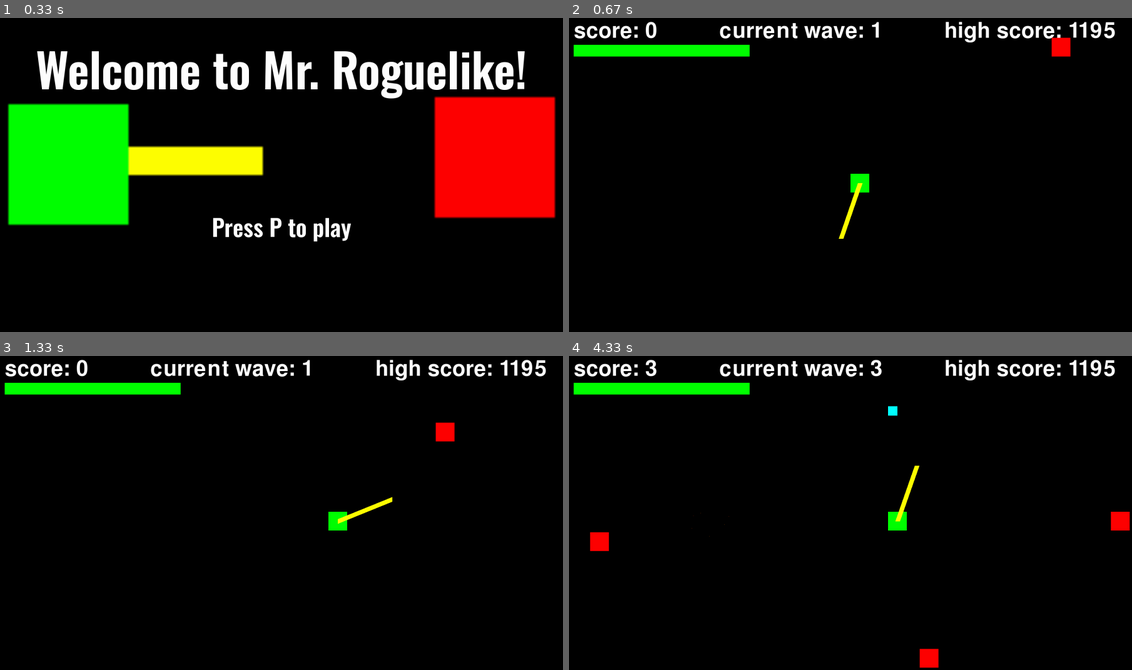
Above: before the commit, frames 1-4 (two rows, left to right).
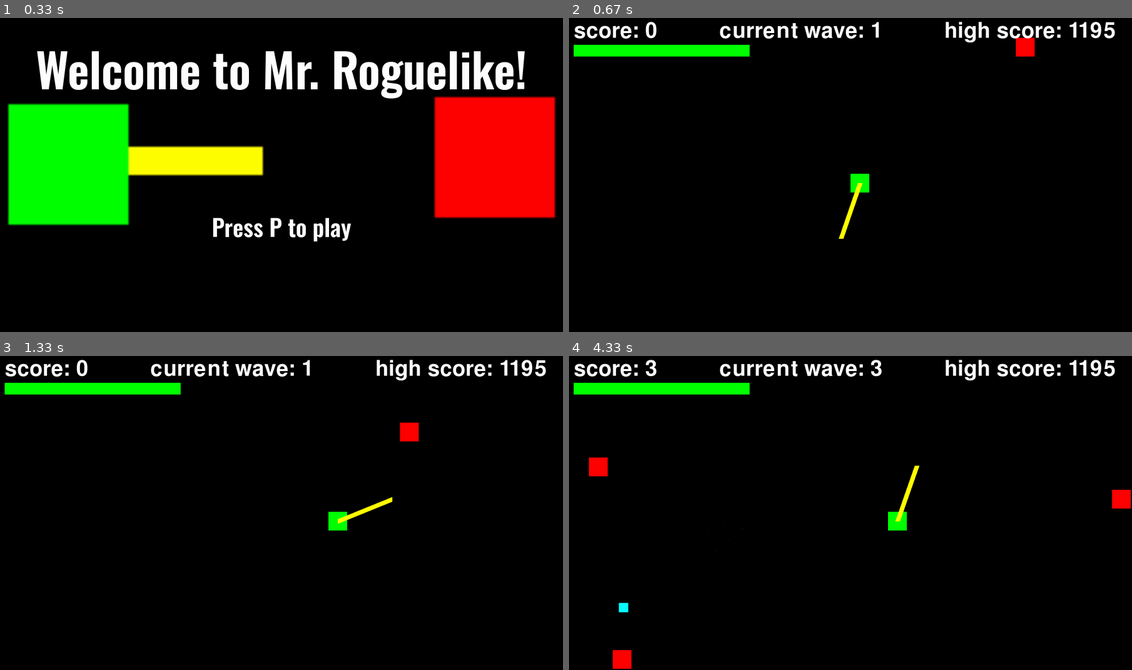
Above: after the commit, the same moments.

Repository: hutgib2/games_site
Game: pygame game, started from games/roguelike/src/main.py
Two runs of this game, one before a commit and one after it. Both use one fixed random seed, a clock stepped at 60 frames per second and the inputs below.
Inputs:
- Up to frame 1 (0.33 s): no input
- Up to frame 2 (0.67 s): tap P at 0.33 s
- Up to frame 3 (1.33 s): tap Space at 0.67 s; hold Right from 1 s (still down)
- Up to frame 4 (4.33 s): release Right at 1.47 s; hold Up 1.5-1.8 s; hold Right 1.83-2.3 s; hold Left 2.33-2.87 s; hold Down 2.9-3.2 s; hold Left 3.23-3.63 s; hold Up 3.67-4.03 s; hold Right from 4.07 s (still down)

Frame 1 is identical in both runs. In frame 2, 0.4% of the frame differs, in the area x 79-90%, y 6-13%; in frame 3, 0.4%; in frame 4, 1.4%, in the area x 3-100%, y 15-100%.

Commit message:
Refactored spawning enemy functions in the roguelike game.
Co-authored-by: edenjamsalem <edenjamsalem@users.noreply.github.com>

Diff:
--- a/games/roguelike/src/game/roguelike.py
+++ b/games/roguelike/src/game/roguelike.py
@@ -12,10 +12,6 @@
 WEB = sys.platform == "emscripten"
 
 # TODO: hook up high score to database
-
-# Task: we also want to break up the run()
-# create a draw_game(), and put all code for drawing in there
-# create a handle_events(), and put all user event handling in there
 
 class Roguelike():
     def __init__(self):
@@ -63,38 +59,33 @@
         # for i in range(1):
         self.enemies.append(self.spawn_enemy())
 
-    def spawn_enemy(self):
+    # Look and see what is different and what is the same.
+    # we can refactor so that the differences are the only defined vars in the if elif chain
+    # all common code can be shared after
+
+    def get_spawn_pos(self):
         side = random.choice(['left', 'right', 'top', 'bottom'])
         if side == 'top':
-            return {'x': random.randint(0, WINDOW_WIDTH), 'y': 0, 'speed': 4, 'health': 1, 'type': 'minion', 'size': 64}
+            x, y = random.randint(0, WINDOW_WIDTH), 0
         elif side == 'bottom':
-            return {'x': random.randint(0, WINDOW_WIDTH), 'y': WINDOW_HEIGHT, 'speed': 4, 'health': 1, 'type': 'minion', 'size': 64}
-        if side == 'left':
-            return {'x': 0, 'y': random.randint(0, WINDOW_HEIGHT), 'speed': 4, 'health': 1, 'type': 'minion', 'size': 64}
+            x, y = random.randint(0, WINDOW_WIDTH), WINDOW_HEIGHT
+        elif side == 'left':
+            x, y = 0, random.randint(0, WINDOW_HEIGHT)
         elif side == 'right':
-            return {'x': WINDOW_WIDTH, 'y': random.randint(0, WINDOW_HEIGHT), 'speed': 4, 'health': 1, 'type': 'minion', 'size': 64}
+            x, y = WINDOW_WIDTH, random.randint(0, WINDOW_HEIGHT)
+        return x, y
+
+    def spawn_enemy(self):
+        x, y = self.get_spawn_pos()
+        return {'x': x, 'y': y, 'speed': 4, 'health': 1, 'type': 'minion', 'size': 64}
 
     def spawn_boss(self):
-        side = random.choice(['left', 'right', 'top', 'bottom'])
-        if side == 'top':
-            return {'x': random.randint(0, WINDOW_WIDTH), 'y': 0, 'speed': 2, 'health': self.current_wave, 'type': 'boss', 'size': 256}
-        elif side == 'bottom':
-            return {'x': random.randint(0, WINDOW_WIDTH), 'y': WINDOW_HEIGHT, 'speed': 2, 'health': self.current_wave, 'type': 'boss', 'size': 256}
-        if side == 'left':
-            return {'x': 0, 'y': random.randint(0, WINDOW_HEIGHT), 'speed': 2, 'health': self.current_wave, 'type': 'boss', 'size': 256}
-        elif side == 'right':
-            return {'x': WINDOW_WIDTH, 'y': random.randint(0, WINDOW_HEIGHT), 'speed': 2, 'health': self.current_wave, 'type': 'boss', 'size': 256}
+        x, y = self.get_spawn_pos()
+        return {'x': x, 'y': y, 'speed': 2, 'health': self.current_wave, 'type': 'boss', 'size': 256}
 
     def spawn_mob(self):
-        side = random.choice(['left', 'right', 'top', 'bottom'])
-        if side == 'top':
-            return {'x': random.randint(0, WINDOW_WIDTH), 'y': 0, 'speed': 10, 'health': 1, 'type': 'mob', 'size': 32}
-        elif side == 'bottom':
-            return {'x': random.randint(0, WINDOW_WIDTH), 'y': WINDOW_HEIGHT, 'speed': 10, 'health': 1, 'type': 'mob', 'size': 32}
-        if side == 'left':
-            return {'x': 0, 'y': random.randint(0, WINDOW_HEIGHT), 'speed': 10, 'health': 1, 'type': 'mob', 'size': 32}
-        elif side == 'right':
-            return {'x': WINDOW_WIDTH, 'y': random.randint(0, WINDOW_HEIGHT), 'speed': 10, 'health': 1, 'type': 'mob', 'size': 32}
+        x, y = self.get_spawn_pos()
+        return {'x': x, 'y': y, 'speed': 10, 'health': 1, 'type': 'mob', 'size': 32}
 
     def spawn_powerup(self, enemy):
         ptype = random.choices(['speed boost', 'nuke', 'long reach', 'rear shot', 'side shot', 'shotgun', 'faster swing'], weights = [20, 20, 20, 20, 20, 20, 20])[0]
@@ -103,21 +94,14 @@
     def apply_powerup(self, ptype):
         if ptype == 'speed boost':
             self.player_speed = 16
-            self.active_effects[ptype] = 300
-        if ptype == 'nuke':
+        elif ptype == 'nuke':
             self.score += len(self.enemies)
             self.enemies = []
             self.next_wave()
-        if ptype == 'long reach':
+        elif ptype == 'long reach':
             self.radius = 600
-            self.active_effects[ptype] = 300
-        if ptype == 'rear shot':
-            self.active_effects[ptype] = 300
-        if ptype == 'side shot':
-            self.active_effects[ptype] = 300
-        if ptype == 'shotgun':
-            self.active_effects[ptype] = 300
-        if ptype == 'faster swing':
+
+        if ptype != 'nuke':
             self.active_effects[ptype] = 300
 
     def remove_powerup(self, ptype):
@@ -229,6 +213,7 @@
         for particle in self.particles:
             size = max(1, particle['life'] // 4)
             pygame.draw.rect(screen, particle['color'], (int(particle['x']), int(particle['y']), size, size))
+
         # SCORES
         screen.blit(FONT.render(f"score: {self.score}", True, (255,255,255)), (16, 16))
         screen.blit(FONT.render(f"current wave: {self.current_wave}", True, (255,255,255)), (512, 16))
